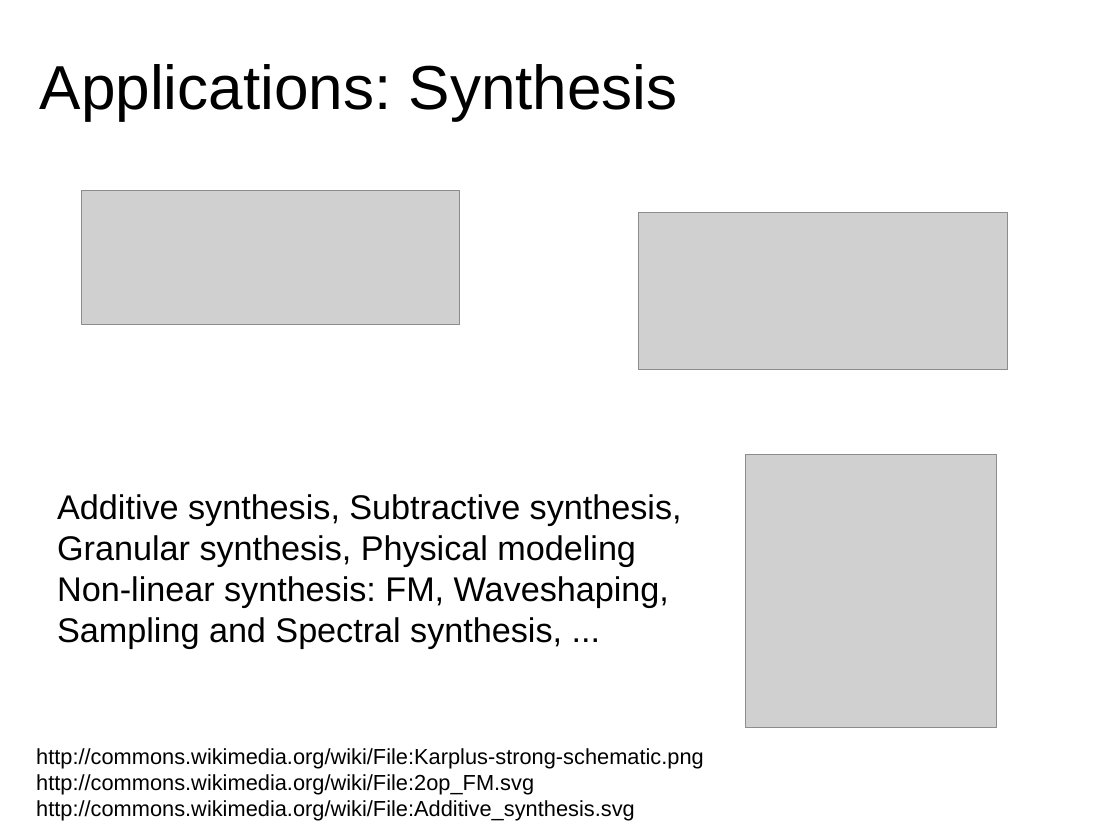
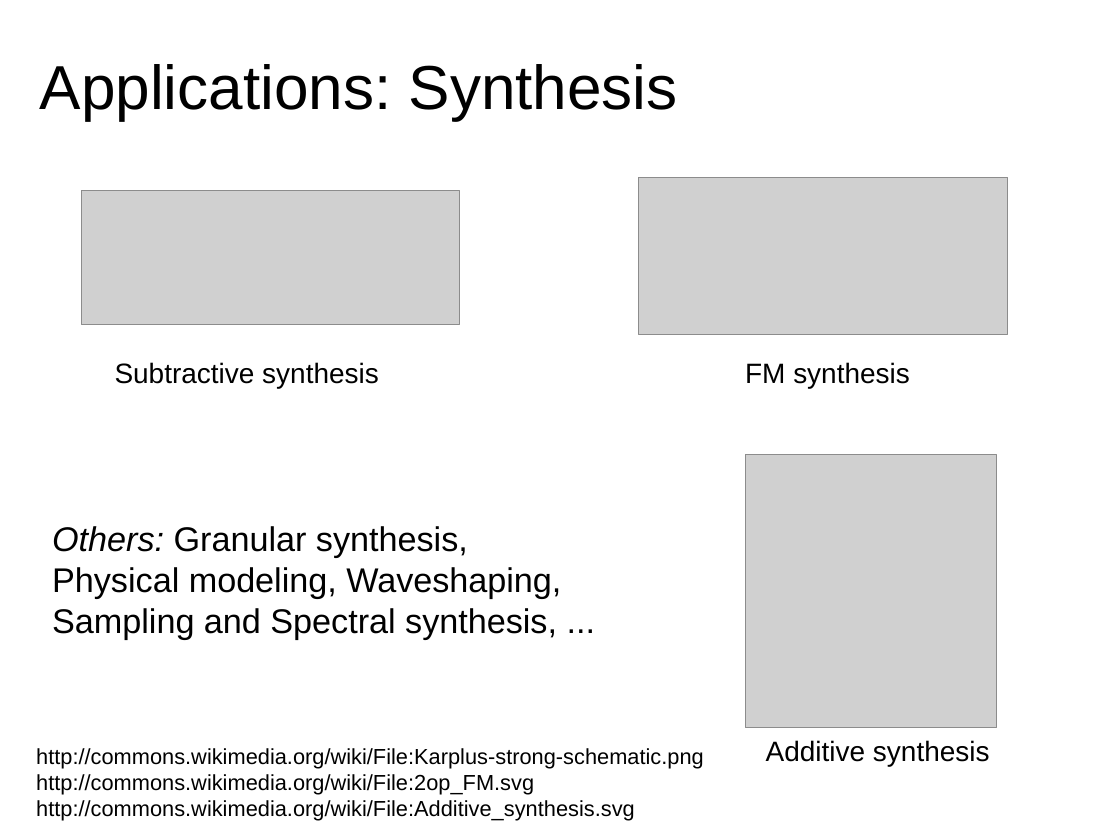
Before and after one commit to hoinx/sms-tools, a slide deck: slide 10 of lectures/1-Introduction/Intro-to-DSP.odp. Drawn at 1120x840 pixels with LibreOffice and Linux fonts; fonts in the diff are those of the drawing; grey boxes stand for pictures. Boxes give left, top, right and bottom in pixels: in the first picture for what was removed or moved away, otherwise in the second. Text is boxed around its words. In the diff, an @@ line names an element or a change of style, - is before the commit and + after.

```diff
--- a/lectures/1-Introduction/Intro-to-DSP.odp
+++ b/lectures/1-Introduction/Intro-to-DSP.odp
@@ picture: place and size @@
-picture at [638, 213, 1008, 370]
+picture at [638, 178, 1008, 335]
@@ text added at [115, 362, 379, 388], 18 pt, text #000000 @@
+Subtractive synthesis
@@ text added at [745, 362, 910, 388], 18 pt, text #000000 @@
+FM synthesis
@@ text "Others: Granular synthesis,": place and size @@
-text "Others: Granular synthesis," at [57, 494, 682, 648]
+text "Others: Granular synthesis," at [52, 526, 561, 640]
@@ text at [52, 526, 561, 599]: text changed @@
-Additive synthesis, Subtractive synthesis,
-Granular synthesis, Physical modeling
-Non-linear synthesis: FM, Waveshaping,
+Others: Granular synthesis,
+Physical modeling, Waveshaping,
@@ text added at [766, 740, 990, 766], 18 pt, text #000000 @@
+Additive synthesis
```
Also in this commit, not shown: 14 other files.
